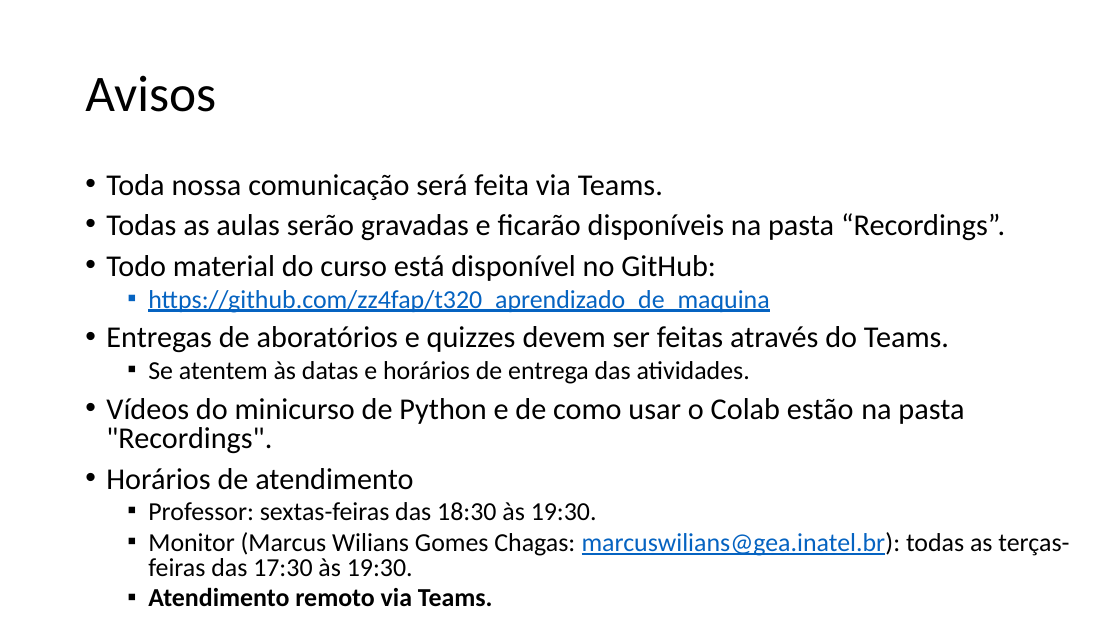
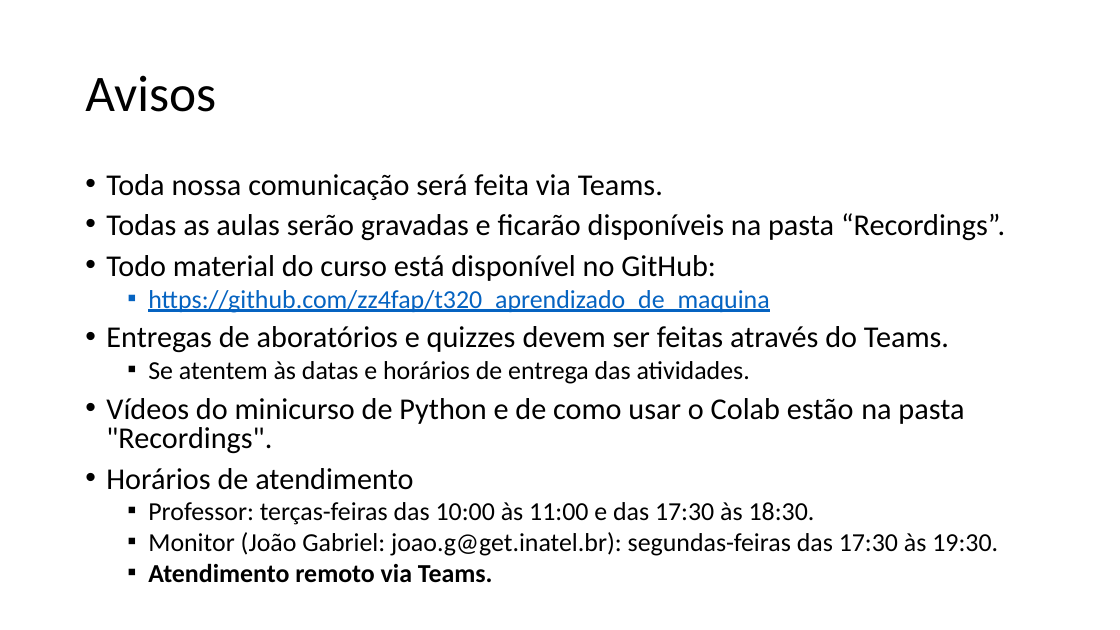
Before and after one commit to zz4fap/t320_aprendizado_de_maquina, a slide deck: slide 7 of slides/T320_Classificação (Parte I).pptx. Drawn at 1120x630 pixels with LibreOffice and Linux fonts; fonts in the diff are those of the drawing. Boxes give left, top, right and bottom in pixels: in the first picture for what was removed or moved away, otherwise in the second. Text is boxed around its words. In the diff, an @@ line names an element or a change of style, - is before the commit and + after.

```diff
--- a/slides/T320_Classificação (Parte I).pptx
+++ b/slides/T320_Classificação (Parte I).pptx
@@ text at bbox=[148, 502, 998, 556]: text changed @@
-  ▪ Professor: sextas-feiras das 18:30 às 19:30.
-  ▪ Monitor (Marcus Wilians Gomes Chagas: marcuswilians@gea.inatel.br): todas as terças-feiras das 17:30 às 19:30.
+  ▪ Professor: terças-feiras das 10:00 às 11:00 e das 17:30 às 18:30.
+  ▪ Monitor (João Gabriel: joao.g@get.inatel.br): segundas-feiras das 17:30 às 19:30.
```
Also in this commit, not shown: 1 other slide changed, 1 other file.
